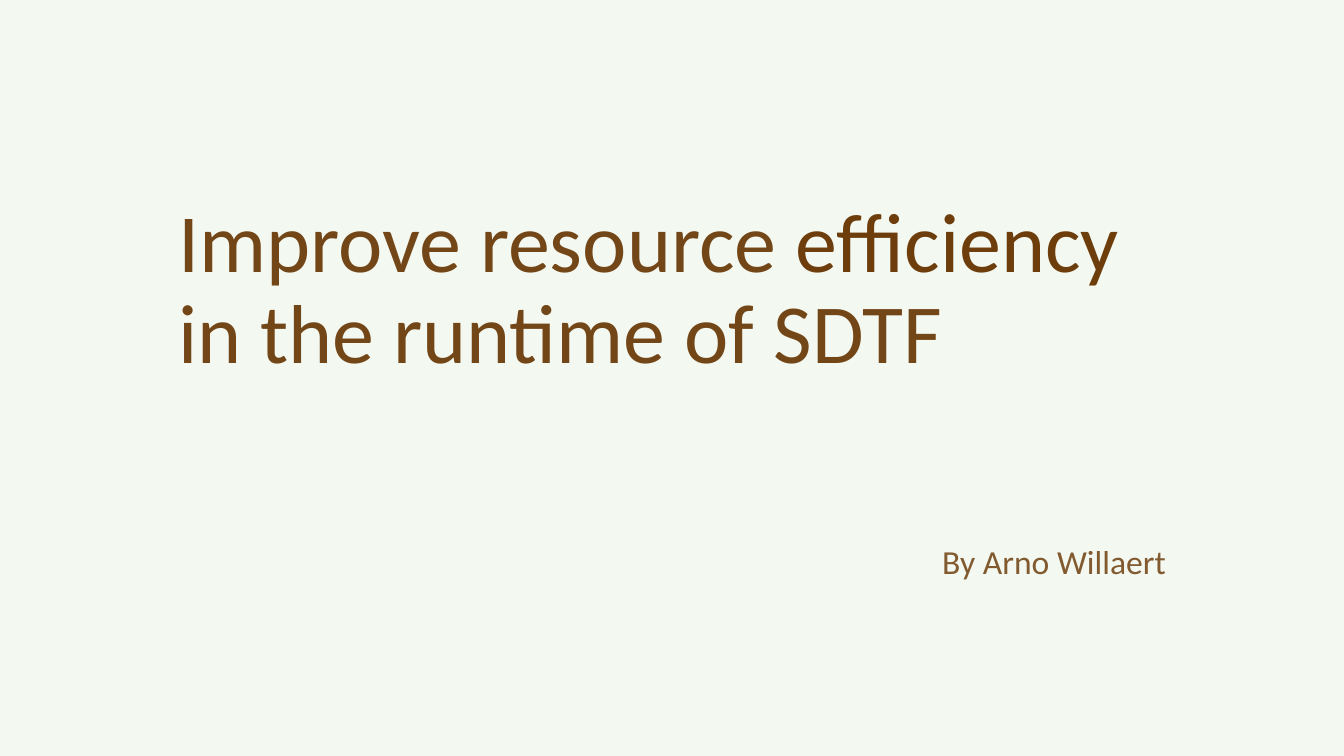
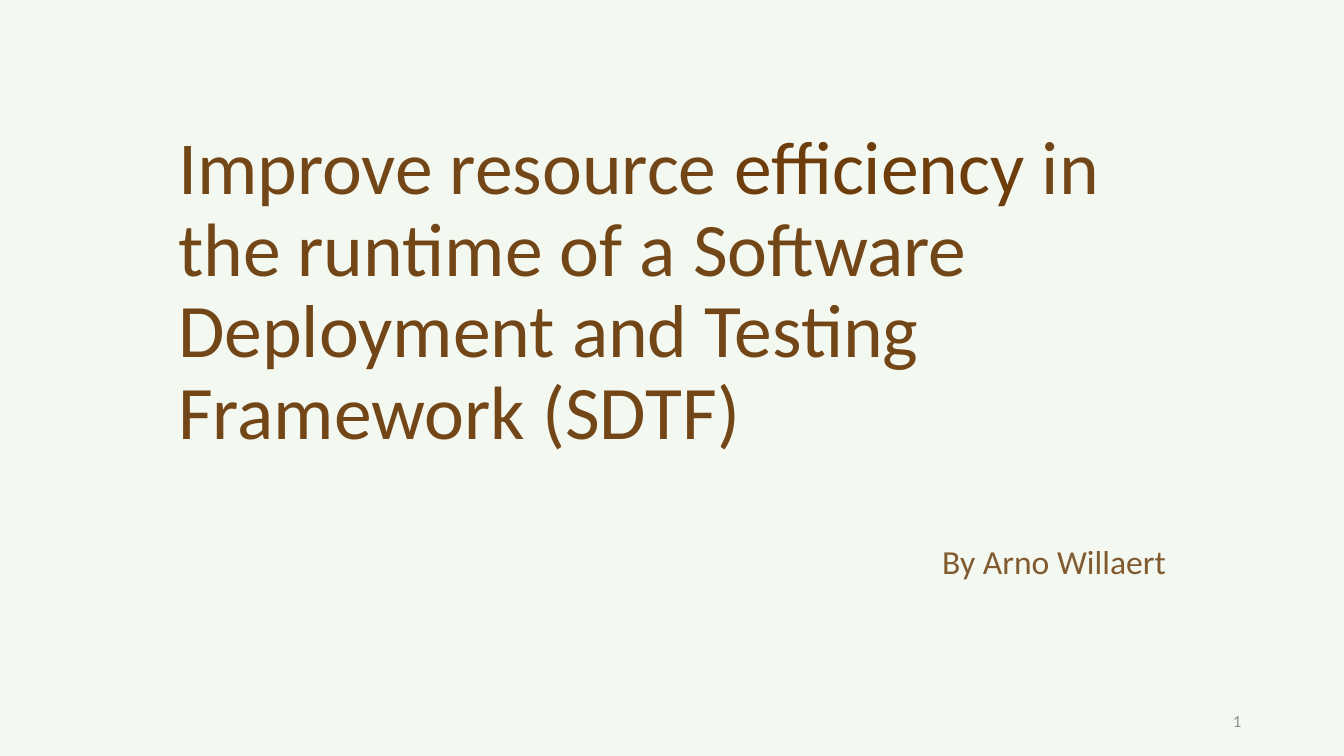
Before and after one commit to Arnonator/thesisDocs, a slide deck: slide 1 of Presentaties/tussentijdse_presentatie_arno_willaert_POGING_TWEE.pptx. Drawn at 1344x756 pixels with LibreOffice and Linux fonts; fonts in the diff are those of the drawing. Boxes give left, top, right and bottom in pixels: in the first picture for what was removed or moved away, otherwise in the second. Text is boxed around its words. In the diff, an @@ line names an element or a change of style, - is before the commit and + after.

```diff
--- a/Presentaties/tussentijdse_presentatie_arno_willaert_POGING_TWEE.pptx
+++ b/Presentaties/tussentijdse_presentatie_arno_willaert_POGING_TWEE.pptx
@@ title at (x1=178, y1=142, x2=1099, y2=450): text changed; size 60 to 54 pt @@
-Improve resource efficiency in the runtime of SDTF
+Improve resource efficiency in the runtime of a Software Deployment and Testing Framework (SDTF)
@@ page number added at (x1=1233, y1=716, x2=1241, y2=727), 12 pt, text #8C8C8C @@
+1
```
Also in this commit, not shown: 9 other slides changed, 13 slides added, 3 slides removed, 7 other files.
